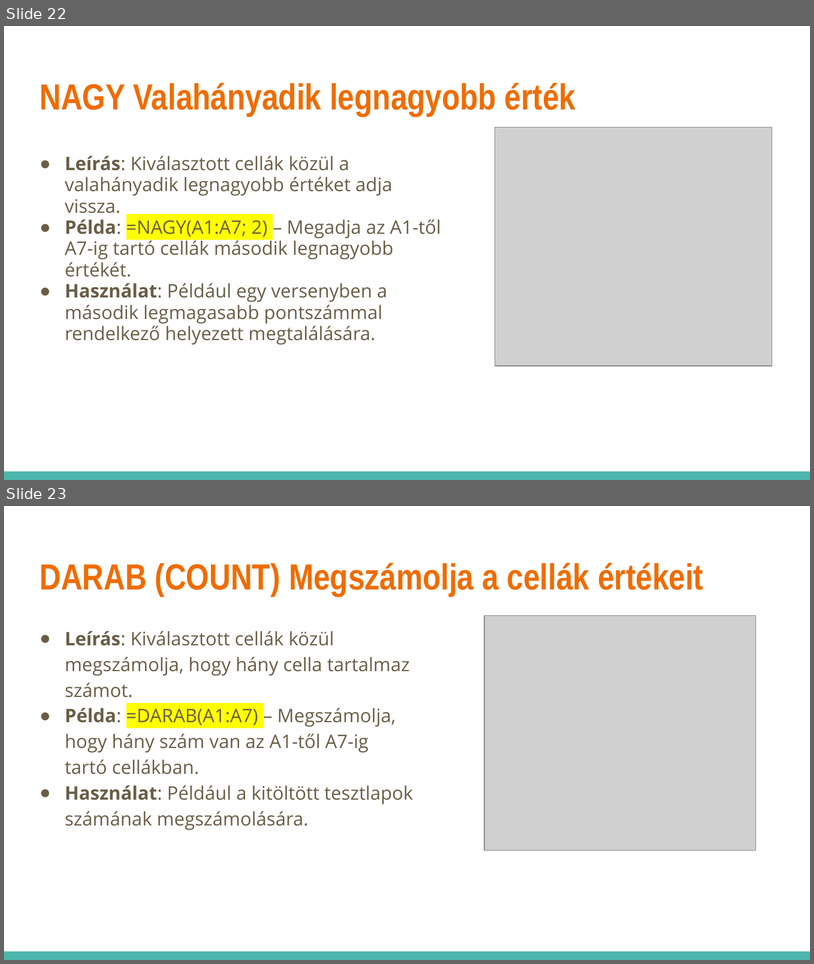
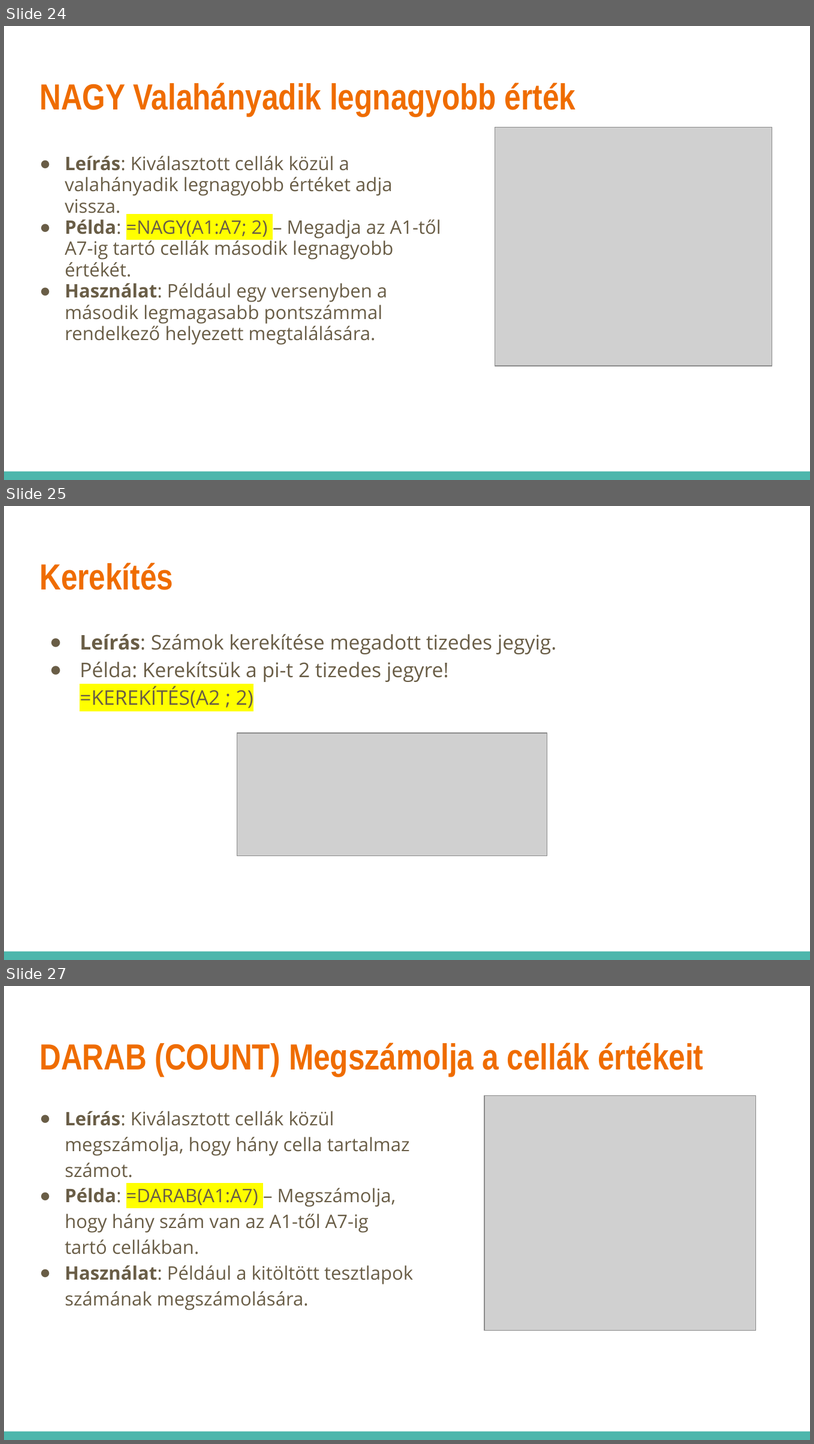
Before and after one commit to pisti72/infoka, a slide deck: excel/Táblázatkezelés.pptx. Shown one above the other, each under a label of ours: slides 22 and 23 before the commit, slides 24, 25 and 27 after it; the slides between them are not shown. The pictures are 814x964 and 814x1444 pixels, drawn with LibreOffice and Linux fonts; fonts in the diff are those of the drawing; grey boxes stand for pictures. Boxes give left, top, right and bottom in pixels: in the first picture for what was removed or moved away, otherwise in the second. Text is boxed around its words. In the diff, an @@ line names an element or a change of style, - is before the commit and + after.

```diff
--- a/excel/Táblázatkezelés.pptx
+++ b/excel/Táblázatkezelés.pptx
@@ slide 25 added at (4,506,810,960), background #FFFFFF; not listed: 1 template element that a slide beside it also shows @@
@@ title added at (39,562,173,590), 32.4 pt, text #EF6C00, bold @@
+Kerekítés
@@ text added at (80,634,557,708), 18 pt, text #695D46 @@
+● Leírás: Számok kerekítése megadott tizedes jegyig.
+● Példa: Kerekítsük a pi-t 2 tizedes jegyre!
+  =KEREKÍTÉS(A2 ; 2)
@@ picture added at (237,733,548,855) @@
@@ what was slide 22 is now slide 24 @@
@@ what was slide 23 is now slide 27 @@
```
Also in this commit, not shown: 1 slide changed, 3 other slides added.
